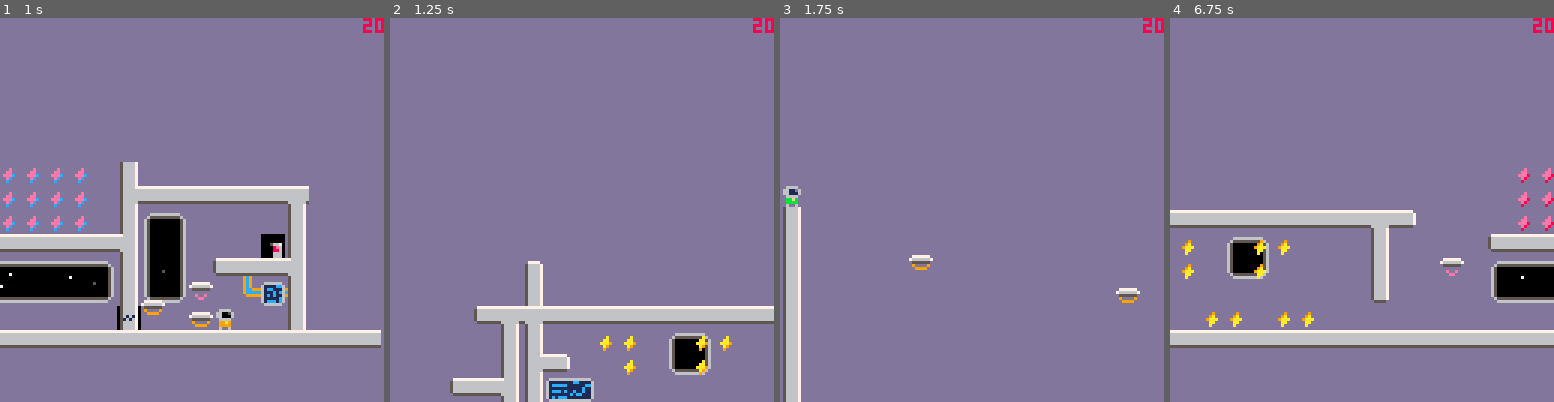
Above: before the commit, frames 1-4 (left to right).
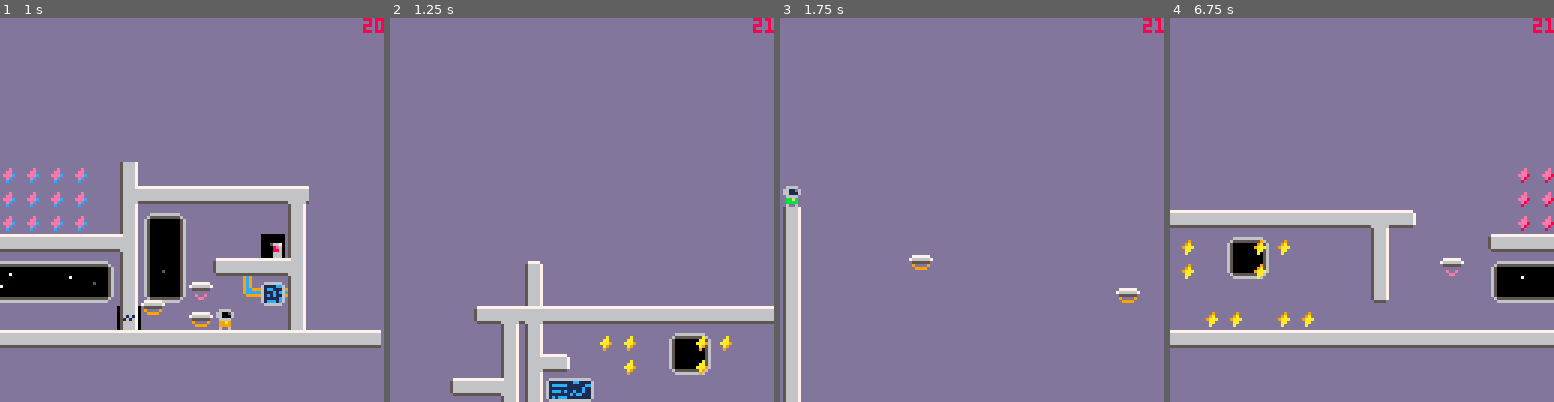
Above: after the commit, the same moments.

Repository: jgradim/gameoff-2020
Game: PICO-8 cartridge moonshot.p8
The game is run twice, just before and just after one commit, with the same random seed, the same clock (stepped at 60 frames per second) and the same inputs.
Inputs:
- Up to frame 1 (1 s): tap O (Z key) at 0.33, 0.7 s
- Up to frame 2 (1.25 s): tap X (X key) at 1.07 s
- Up to frame 3 (1.75 s): tap O (Z key) at 1.43 s
- Up to frame 4 (6.75 s): hold Left 1.97-2.37 s; tap X (X key) every 0.33 s from 2.07 to 6.73 s; tap O (Z key) every 0.88 s from 2.22 to 6.63 s; hold Down 2.42-2.82 s; hold Right 2.87-3.53 s; hold Up 3.58-4.08 s; hold Right 4.13-4.53 s; hold Down 4.58-5.08 s; hold Left 5.13-5.8 s; hold Up 5.85-6.18 s; hold Left 6.23-6.63 s; hold Down from 6.68 s (still down)

Frame 1 is identical in both runs. In frame 2, less than 0.1% of the frame differs, in the area x 97-100%, y 0-4%; in frame 3, less than 0.1%; in frame 4, less than 0.1%.

Commit message:
Move player dragging to plat's update

Diff:
--- a/moonshot.p8
+++ b/moonshot.p8
@@ -360,15 +360,27 @@
  return f*f*f*(f*(f*6-15)+10)
 end
 
-function collisions(p,flag)
-
- local hb={
+function hitbox(p)
+ return {
   x=p.x+1,
   y=p.y+1,
   w=p.w-2,
   h=p.h-1,
  }
-
+end
+
+function stand_box(p)
+ return {
+  x=p.x+2,
+  w=4,
+  y=p.y+p.h,
+  h=1,
+ }
+end
+
+function collisions(p,flag)
+
+ local hb=hitbox(p)
  local collisions={}
 
  --check mechanics
@@ -533,7 +545,7 @@
  p.y+=p.dy
  local vcl=collisions(p,flag_hits)
  for cl in all(vcl) do
-  local aim=cl:collide(p)
+  cl:collide(p)
  end
 
  --state
@@ -709,18 +721,18 @@
 
   delta_fn=delta_fn,
 
-  collide=function(p,o)
-   local aim=block(p,o)
-   if aim=="⬇️" then
-    o.x+=p.dx
-    o.y+=p.dy
-   end
-  end,
+  collide=block,
 
   update=function(p)
    if (p.delta_fn) p:delta_fn()
    p.x+=p.dx
    p.y+=p.dy
+   foreach(all_players, function(pl)
+    if intersects(stand_box(pl), p) then
+     pl.x+=p.dx
+     pl.y+=p.dy
+    end
+   end)
   end,
 
   draw=function(p)
